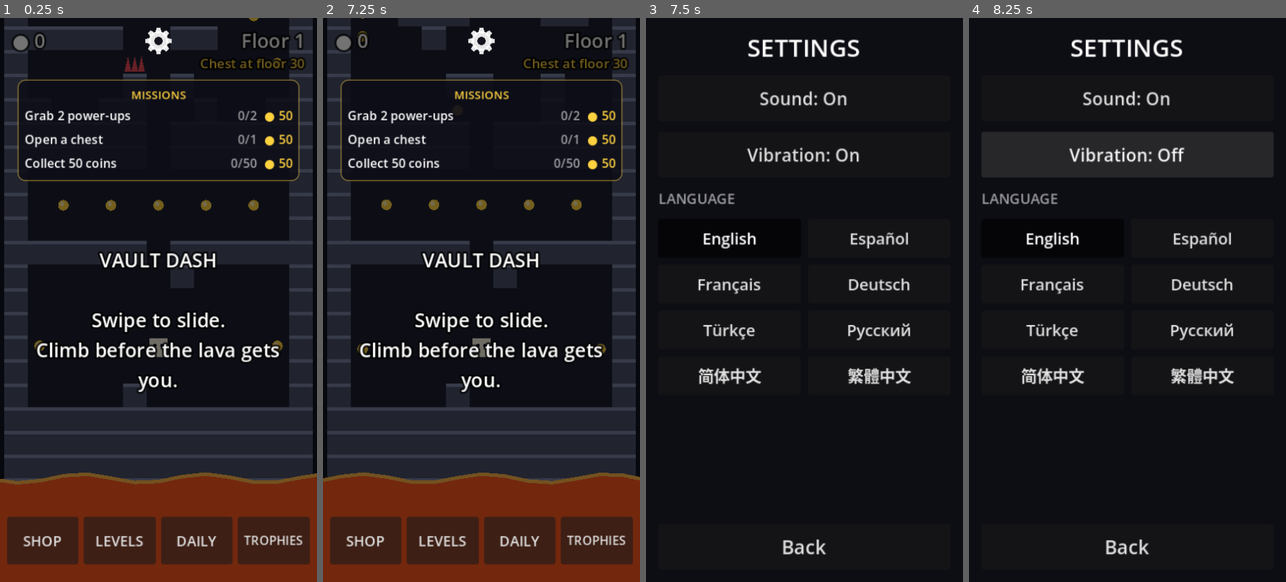
Above: before the commit, frames 1-4 (left to right).
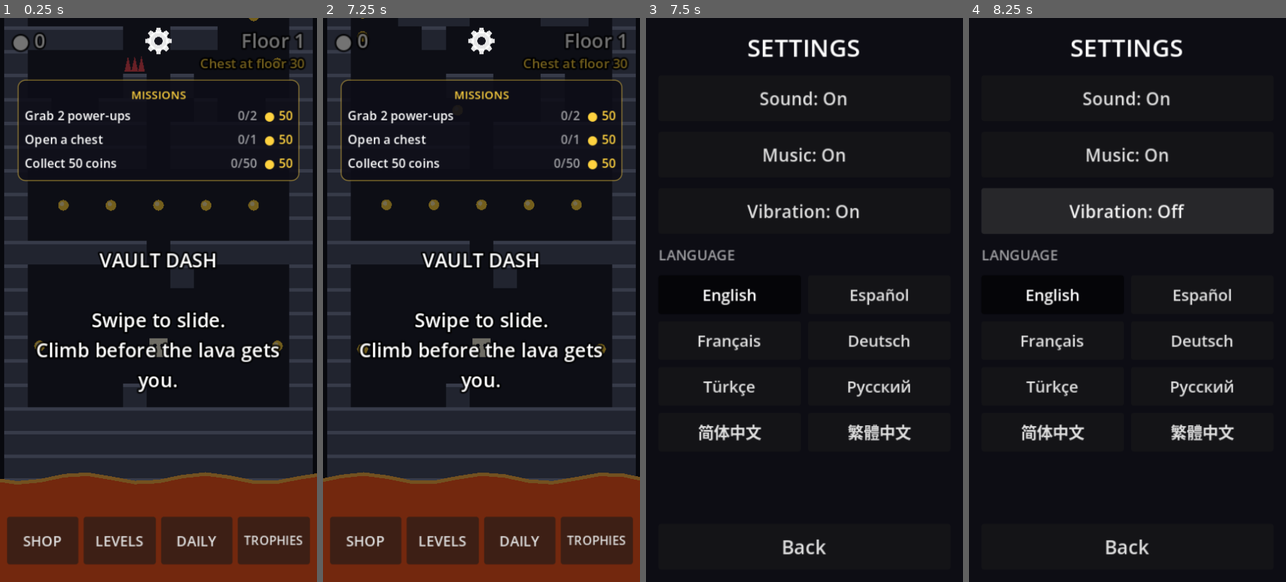
Above: after the commit, the same moments.

Repository: erelcaferm/vault-dash
Game: Godot game, scene res://scenes/main.tscn
Two runs of this game, one before a commit and one after it. Both use one fixed random seed, a clock stepped at 60 frames per second and the inputs below.
Inputs (mouse positions are in pixels of both pictures, inside the frame that each line leads up to):
- Up to frame 1 (0.25 s): no input
- Up to frame 2 (7.25 s): click (481, 113) at 0.52 s; click (481, 142) at 1.27 s; click (481, 164) at 2.02 s; click "SHOP" at 2.75 s; click "LEVELS" at 3.5 s; click "DAILY" at 4.25 s; click "ENDLESS" at 5 s; click "TROPHIES" at 5.75 s; click "Back" at 6.5 s
- Up to frame 3 (7.5 s): click (804, 40) at 7.25 s
- Up to frame 4 (8.25 s): click "Vibration: On" at 8 s

Frames 1-2 are identical in both runs. In frame 3, 5.8% of the frame differs, in the area x 4-84%, y 22-75%; in frame 4, 11%, in the area x 4-96%, y 22-75%.

Commit message:
Add background music with its own switch
A chiptune loop made by tools/make_music.gd. It speeds up with the lava,
plays quietly behind menus, and Settings has a Music on/off switch.

Co-Authored-By: Claude Opus 5.5 (1M context) <noreply@anthropic.com>
Claude-Session: https://claude.ai/code/session_012HmKL1m49VtDJvmPDdVVsr

Diff:
--- a/scripts/main.gd
+++ b/scripts/main.gd
@@ -209,6 +209,7 @@
 	add_child(sfx)
 	_load_save()
 	set_language(language)
+	sfx.update_music()
 	mission_rng.randomize()
 	_fill_missions()
 	camera = Camera2D.new()
@@ -331,6 +332,7 @@
 	toast_label.modulate.a = clampf(toast_time / 0.4, 0.0, 1.0)
 	_update_banner(delta)
 	_update_danger(delta)
+	_update_music()
 	for b in bursts:
 		b.t += delta
 	bursts = bursts.filter(func(b): return b.t < 0.35)
@@ -546,6 +548,20 @@
 	lava_y = minf(lava_y, player_y + LAVA_MAX_GAP * TILE)
 	if lava_y <= player_y:
 		_die("Melted on floor %d", "lava")
+
+
+## The music speeds up as the lava does (and in a level's last seconds),
+## and goes quiet behind menus and the pause screen.
+func _update_music() -> void:
+	var speed := 1.0
+	if state == State.PLAYING:
+		if is_level():
+			speed = 1.08 if time_left <= LEVEL_WARN_TIME else 1.0
+		else:
+			speed = 1.0 + 0.08 * clampf(elapsed / 90.0, 0.0, 1.0)
+	var quiet := state == State.PAUSED or shop.visible or achievements_screen.visible \
+			or settings_screen.visible or levels_screen.visible or level_editor.visible or chest_screen.visible
+	sfx.set_music_mood(speed, quiet)
 
 
 ## Red glow and a heartbeat as the lava closes in.
@@ -1584,6 +1600,7 @@
 		bonus_chest_owed = cfg.get_value("secret", "chest_owed", false)
 		unlocked = cfg.get_value("achievements", "unlocked", [])
 		sfx.enabled = cfg.get_value("settings", "sound", true)
+		sfx.music_enabled = cfg.get_value("settings", "music", true)
 		vibration_on = cfg.get_value("settings", "vibration", true)
 		language = cfg.get_value("settings", "language", "")
 		daily_date = cfg.get_value("daily", "date", "")
@@ -1625,6 +1642,7 @@
 	cfg.set_value("secret", "chest_owed", bonus_chest_owed)
 	cfg.set_value("achievements", "unlocked", unlocked)
 	cfg.set_value("settings", "sound", sfx.enabled)
+	cfg.set_value("settings", "music", sfx.music_enabled)
 	cfg.set_value("settings", "vibration", vibration_on)
 	cfg.set_value("settings", "language", language)
 	cfg.set_value("daily", "date", daily_date)
--- a/scripts/settings_screen.gd
+++ b/scripts/settings_screen.gd
@@ -1,5 +1,5 @@
 extends Control
-## Settings: sound, vibration and language. Opened from the gear button on
+## Settings: sound, music, vibration and language. Opened from the gear button on
 ## the menu; the values live in main.gd, which saves them.
 
 signal closed
@@ -21,6 +21,7 @@
 var game
 var _sound: Button
 var _vibration: Button
+var _music: Button
 var _language_buttons := {}
 
 
@@ -45,6 +46,10 @@
 	_sound = _toggle(column, func():
 		game.sfx.enabled = not game.sfx.enabled
 		game.sfx.play("coin")
+		_after_change())
+	_music = _toggle(column, func():
+		game.sfx.music_enabled = not game.sfx.music_enabled
+		game.sfx.update_music()
 		_after_change())
 	_vibration = _toggle(column, func():
 		game.vibration_on = not game.vibration_on
@@ -96,6 +101,7 @@
 
 func _refresh() -> void:
 	_sound.text = tr("Sound: %s") % tr("On" if game.sfx.enabled else "Off")
+	_music.text = tr("Music: %s") % tr("On" if game.sfx.music_enabled else "Off")
 	_vibration.text = tr("Vibration: %s") % tr("On" if game.vibration_on else "Off")
 	var current: String = game.language if game.language != "" else game.device_locale()
 	for locale in _language_buttons:
--- a/scripts/sfx.gd
+++ b/scripts/sfx.gd
@@ -1,16 +1,26 @@
 extends Node
 ## Sound effects, made from code at startup so the game needs no audio files.
 ## Swap any of them for a real recording later by loading it into `sounds`.
+## Also plays the background music loop (sounds/music.wav, written by
+## tools/make_music.gd), which has its own on/off switch.
 
 const RATE := 22050
 
 var enabled := true
+var music_enabled := true
+var music: AudioStreamPlayer
+const MUSIC_DB := -11.0
+const MUSIC_QUIET_DB := -20.0        # while paused or in a menu screen
 var sounds := {}
 var _players: Array = []
 var _next := 0
 
 
 func _ready() -> void:
+	music = AudioStreamPlayer.new()
+	music.stream = load("res://sounds/music.wav")
+	music.volume_db = MUSIC_DB
+	add_child(music)
 	for i in 8:
 		var p := AudioStreamPlayer.new()
 		add_child(p)
@@ -49,6 +59,21 @@
 		"paint": _make(0.03, func(t, _n): return _square(660.0, t) * 0.08 * _fade(t, 0.03)),
 		"erase": _make(0.04, func(t, n): return _noise(n) * 0.18 * _fade(t, 0.04)),
 	}
+
+
+## Starts or stops the music to match `music_enabled`.
+func update_music() -> void:
+	if music_enabled and not music.playing:
+		music.play()
+	elif not music_enabled and music.playing:
+		music.stop()
+
+
+## `speed` 1.0 is normal; above it the music plays faster (and a little
+## higher), to build tension. `quiet` turns it down behind menus.
+func set_music_mood(speed: float, quiet: bool) -> void:
+	music.pitch_scale = move_toward(music.pitch_scale, speed, 0.01)
+	music.volume_db = move_toward(music.volume_db, MUSIC_QUIET_DB if quiet else MUSIC_DB, 0.5)
 
 
 func play(id: String, pitch := 1.0) -> void:
--- a/tests/test_settings.gd
+++ b/tests/test_settings.gd
@@ -21,6 +21,9 @@
 	var sound: bool = game.sfx.enabled
 	game.settings_screen._sound.pressed.emit()
 	_expect(game.sfx.enabled != sound, "the sound toggle flips sound")
+	_expect(game.sfx.music_enabled and game.sfx.music.playing, "music plays by default")
+	game.settings_screen._music.pressed.emit()
+	_expect(not game.sfx.music_enabled and not game.sfx.music.playing, "the music toggle stops the music")
 	game.settings_screen._language_buttons["es"].pressed.emit()
 	_expect(TranslationServer.get_locale() == "es", "picking Español switches to Spanish")
 	_expect(tr("SHOP") == "TIENDA", "Spanish text is loaded")
@@ -36,6 +39,7 @@
 	cfg.load(SAVE)
 	_expect(cfg.get_value("settings", "language", "") == "es", "the language is saved")
 	_expect(cfg.get_value("settings", "sound", true) == game.sfx.enabled, "the sound setting is saved")
+	_expect(cfg.get_value("settings", "music", true) == false, "the music setting is saved")
 
 	game._on_swipe(Vector2i.UP)
 	_expect(not game.gear_button.visible, "the gear hides during a run")
--- /dev/null
+++ b/tools/make_music.gd
@@ -0,0 +1,98 @@
+extends SceneTree
+## Writes the background music loop, sounds/music.wav: 16 seconds of
+## chiptune in A minor at 120 BPM (bass, lead, drums), made from code like
+## the sound effects. Change the notes below and rerun to make a new tune.
+## Run: godot --headless --path . --script res://tools/make_music.gd
+
+const RATE := 22050
+const STEP := 0.125                  # one sixteenth note at 120 BPM
+const STEPS_PER_BAR := 16
+## One chord root per bar, as MIDI notes (A2 = 45).
+const ROOTS := [45, 41, 48, 43, 45, 41, 43, 40]
+## The lead: one note per eighth (8 per bar), 0 = rest. A minor pentatonic.
+const LEAD := [
+	69, 0, 72, 74, 76, 0, 74, 72,
+	69, 0, 72, 0, 77, 76, 74, 72,
+	72, 0, 76, 79, 81, 0, 79, 76,
+	74, 0, 79, 0, 74, 72, 71, 74,
+	69, 0, 72, 74, 76, 0, 79, 76,
+	77, 0, 76, 74, 72, 0, 69, 72,
+	74, 0, 71, 74, 79, 0, 77, 74,
+	76, 0, 75, 76, 71, 0, 68, 0,
+]
+
+
+func _initialize() -> void:
+	var bars := ROOTS.size()
+	var count := int(bars * STEPS_PER_BAR * STEP * RATE)
+	var mix := PackedFloat32Array()
+	mix.resize(count)
+	var rng := RandomNumberGenerator.new()
+	rng.seed = 2026
+	for step in bars * STEPS_PER_BAR:
+		var bar := step / STEPS_PER_BAR
+		var in_bar := step % STEPS_PER_BAR
+		var at := int(step * STEP * RATE)
+		# Bass: eighth notes, jumping an octave on the off-beats.
+		if in_bar % 2 == 0:
+			var note: int = ROOTS[bar] + (12 if in_bar % 4 == 2 else 0)
+			_tone(mix, at, STEP * 1.8, _freq(note), 0.16, "pulse")
+		# Lead.
+		if in_bar % 2 == 0:
+			var lead: int = LEAD[bar * 8 + in_bar / 2]
+			if lead > 0:
+				_tone(mix, at, STEP * 1.9, _freq(lead), 0.09, "square")
+		# Drums: kick on 1 and 3, snare on 2 and 4, hats on the eighths.
+		if in_bar % 8 == 0:
+			_kick(mix, at)
+		if in_bar % 8 == 4:
+			_noise(mix, at, 0.12, 0.22, rng)
+		if in_bar % 2 == 0:
+			_noise(mix, at, 0.03, 0.06, rng)
+	var data := PackedByteArray()
+	data.resize(count * 2)
+	for i in count:
+		data.encode_s16(i * 2, int(clampf(mix[i], -1.0, 1.0) * 30000.0))
+	var stream := AudioStreamWAV.new()
+	stream.format = AudioStreamWAV.FORMAT_16_BITS
+	stream.mix_rate = RATE
+	stream.data = data
+	stream.save_to_wav("res://sounds/music.wav")
+	print("saved sounds/music.wav, %.1f s" % (float(count) / RATE))
+	quit()
+
+
+static func _freq(midi: int) -> float:
+	return 440.0 * pow(2.0, (midi - 69) / 12.0)
+
+
+func _tone(mix: PackedFloat32Array, at: int, length: float, freq: float, volume: float, shape: String) -> void:
+	var n := int(length * RATE)
+	for i in n:
+		if at + i >= mix.size():
+			return
+		var t := float(i) / RATE
+		var phase := fmod(t * freq, 1.0)
+		var duty := 0.25 if shape == "pulse" else 0.5
+		var v := 1.0 if phase < duty else -1.0
+		var env := minf(t / 0.005, 1.0) * pow(1.0 - float(i) / n, 1.5)
+		mix[at + i] += v * volume * env
+
+
+func _kick(mix: PackedFloat32Array, at: int) -> void:
+	var n := int(0.15 * RATE)
+	var phase := 0.0
+	for i in n:
+		if at + i >= mix.size():
+			return
+		var t := float(i) / RATE
+		phase += lerpf(150.0, 45.0, t / 0.15) / RATE
+		mix[at + i] += sin(TAU * phase) * 0.45 * (1.0 - t / 0.15)
+
+
+func _noise(mix: PackedFloat32Array, at: int, length: float, volume: float, rng: RandomNumberGenerator) -> void:
+	var n := int(length * RATE)
+	for i in n:
+		if at + i >= mix.size():
+			return
+		mix[at + i] += (rng.randf() * 2.0 - 1.0) * volume * pow(1.0 - float(i) / n, 2.0)
--- a/translations/strings.csv
+++ b/translations/strings.csv
@@ -294,3 +294,4 @@
 Height %d,Height %d,Alto %d,Hauteur %d,Höhe %d,Yükseklik %d,Высота %d,高 %d,高 %d
 That's the biggest size,That's the biggest size,Ese es el tamaño máximo,C'est la taille maximale,Größer geht nicht,En büyük boyut bu,Больше нельзя,已是最大尺寸,已是最大尺寸
 That's the smallest size,That's the smallest size,Ese es el tamaño mínimo,C'est la taille minimale,Kleiner geht nicht,En küçük boyut bu,Меньше нельзя,已是最小尺寸,已是最小尺寸
+Music: %s,Music: %s,Música: %s,Musique : %s,Musik: %s,Müzik: %s,Музыка: %s,音乐：%s,音樂：%s
Not shown, added: sounds/music.wav.import
Not shown, added: tools/make_music.gd.uid
Not shown, added: sounds/music.wav
